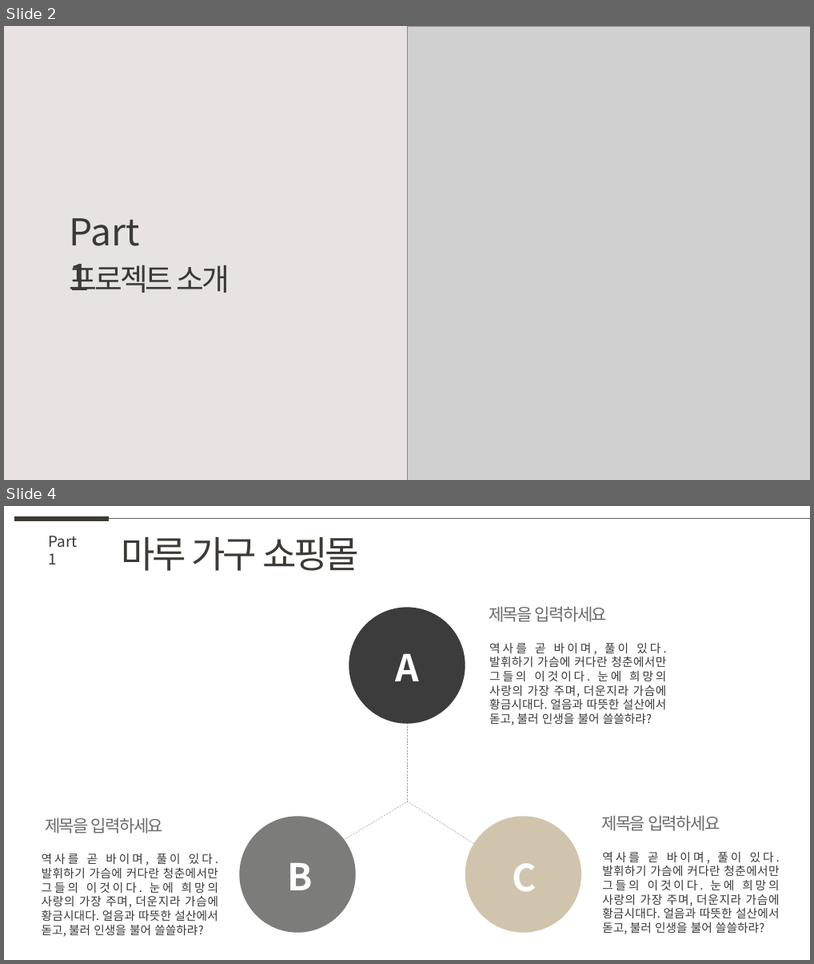
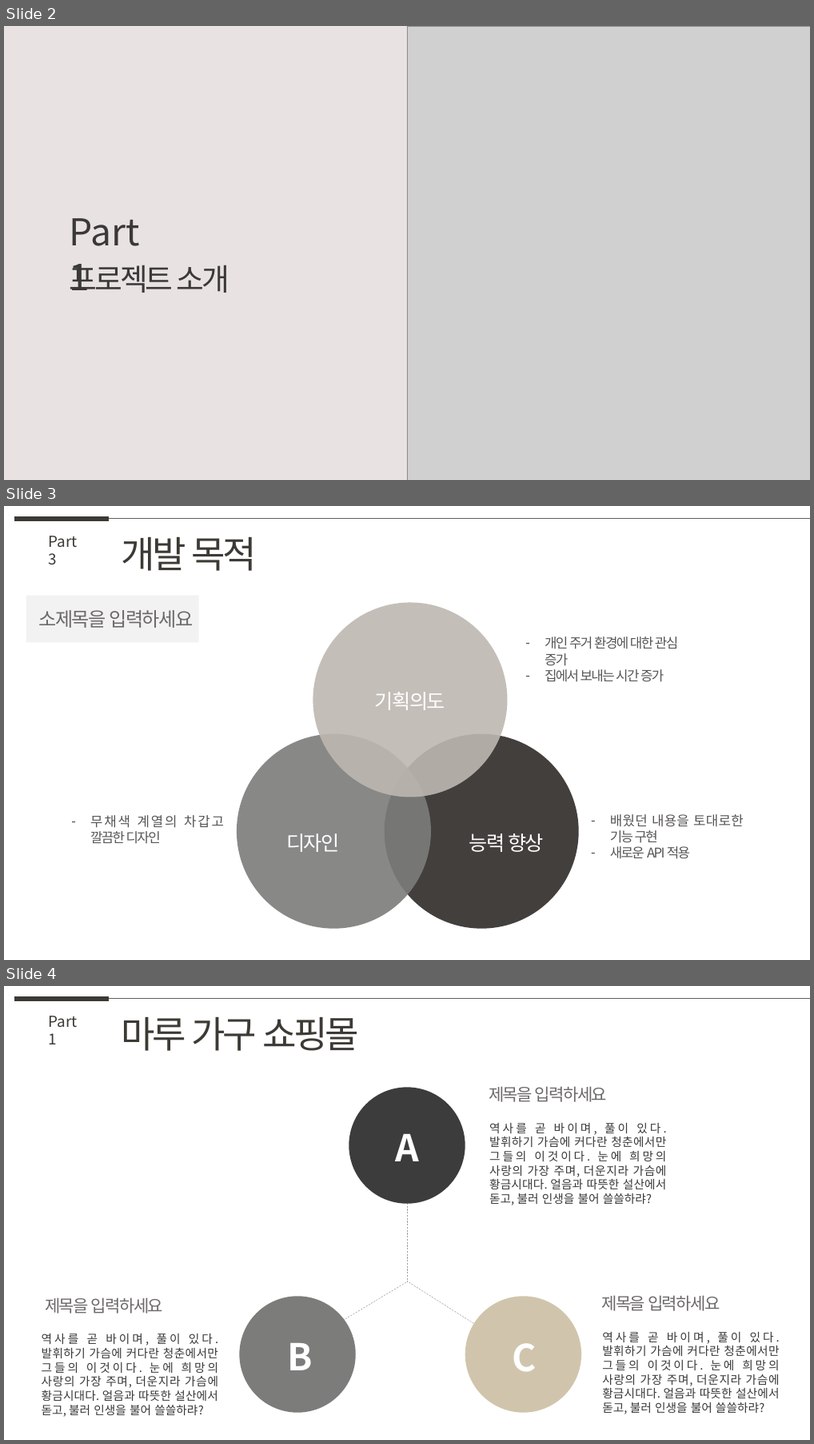
Before and after one commit to ostrichick/MaruProject, a slide deck: 20220929_teamA.pptx. Shown one above the other, each under a label of ours: slides 2 and 4 before the commit, slides 2, 3 and 4 after it; the slides between them are not shown. The pictures are 814x964 and 814x1444 pixels, drawn with LibreOffice and Linux fonts; fonts in the diff are those of the drawing; grey boxes stand for pictures. Boxes give left, top, right and bottom in pixels: in the first picture for what was removed or moved away, otherwise in the second. Text is boxed around its words. In the diff, an @@ line names an element or a change of style, - is before the commit and + after.

```diff
--- a/20220929_teamA.pptx
+++ b/20220929_teamA.pptx
@@ slide 3 added at (4, 506, 810, 960), background #FFFFFF @@
@@ line added from (14, 519) to (110, 519), #3D3A35 6 pt @@
@@ line added from (110, 519) to (810, 519), #5F5F5D 0.5 pt @@
@@ text added at (49, 536, 78, 565), 18 pt, text #3D3A35 @@
+Part 3
@@ text added at (121, 536, 258, 571), 44 pt, text #3D3A35 @@
+개발 목적
@@ rectangle added at (26, 596, 199, 643), fill #F2F2F2 @@
@@ text added at (38, 610, 193, 628), 23 pt, text #6C6969 @@
+소제목을 입력하세요
@@ ellipse added at (313, 602, 508, 797), fill #BEB7B1 at 90% opacity @@
@@ text added at (545, 636, 678, 682), 16 pt, text #585555 @@
+– 개인 주거 환경에 대한 관심 증가
+– 집에서 보내는 시간 증가
@@ text added at (375, 692, 446, 710), 24 pt, text #FFFFFF @@
+기획의도
@@ ellipse added at (237, 734, 432, 929), fill #7C7C7A at 90% opacity @@
@@ ellipse added at (385, 734, 579, 929), fill #2E2C28 at 90% opacity @@
@@ text added at (90, 815, 224, 844), 16 pt, text #585555 @@
+– 무채색 계열의 차갑고 깔끔한 디자인
@@ text added at (610, 814, 744, 859), 16 pt, text #585555 @@
+– 배웠던 내용을 토대로한 기능 구현
+– 새로운 API 적용
@@ text added at (286, 833, 339, 852), 24 pt, text #FFFFFF @@
+디자인
@@ text added at (470, 833, 544, 852), 24 pt, text #FFFFFF @@
+능력 향상
```
Also in this commit, not shown: 2 slides changed, 2 other slides added, 2 slides removed, 4 other files.
